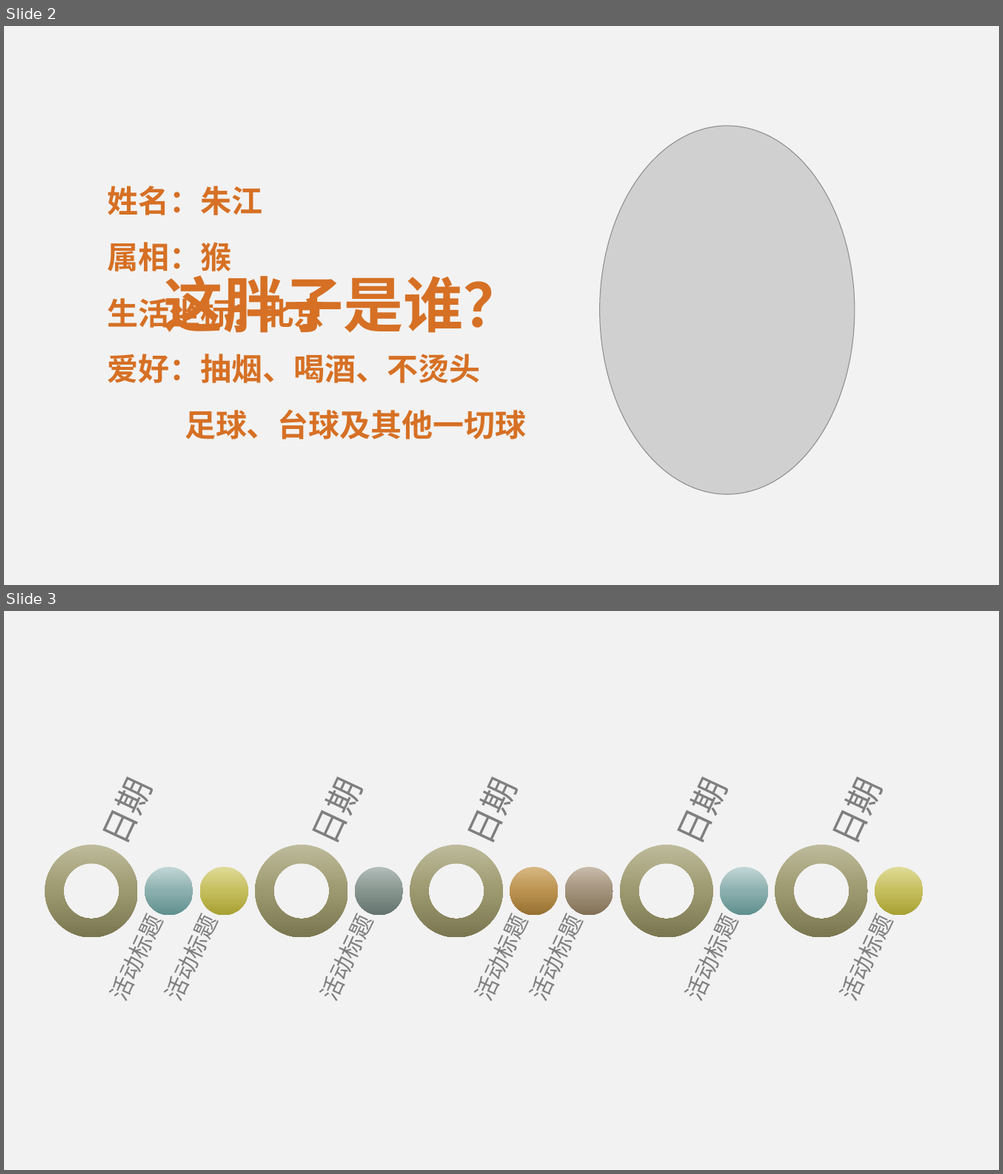
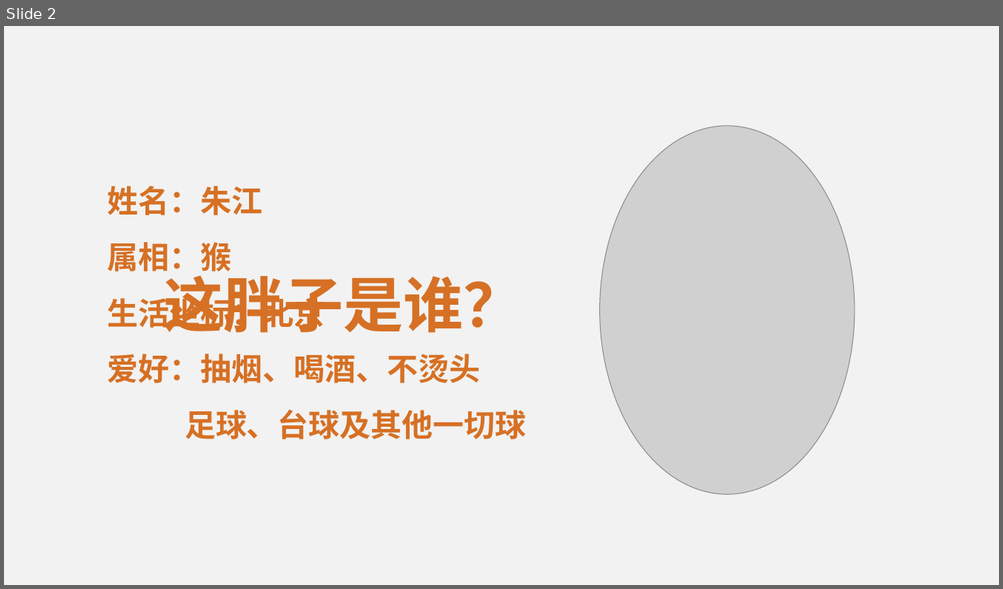
Before and after one commit to Jinzy/Primetonkb, a slide deck: 经验技巧总结/演讲：客户价值规划/我为什么可以持续成长.pptx. Shown one above the other, each under a label of ours: slides 2 and 3 before the commit, slide 2 after it. The pictures are 1003x1174 and 1003x589 pixels, drawn with LibreOffice and Linux fonts; fonts in the diff are those of the drawing; grey boxes stand for pictures. Boxes give left, top, right and bottom in pixels: in the first picture for what was removed or moved away, otherwise in the second. Text is boxed around its words. In the diff, an @@ line names an element or a change of style, - is before the commit and + after.

```diff
--- a/经验技巧总结/演讲：客户价值规划/我为什么可以持续成长.pptx
+++ b/经验技巧总结/演讲：客户价值规划/我为什么可以持续成长.pptx
@@ slide 3 removed at [4, 611, 999, 1170], background #F2F2F2 @@
@@ group removed at [45, 792, 923, 1001]: 12 texts, 7 ellipses, 5 donuts @@
-日期
-活动标题
-活动标题
-日期
-活动标题
-日期
-活动标题
-活动标题
-日期
-活动标题
-日期
-活动标题
```
Also in this commit, not shown: 7 slides added, 2 other files.
